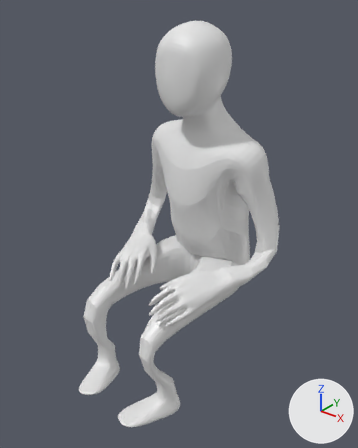
The FBX model IndieGameUnity/Assets/Models/characters/animatedNEW/animatedBody3.fbx: old version first, new version second.
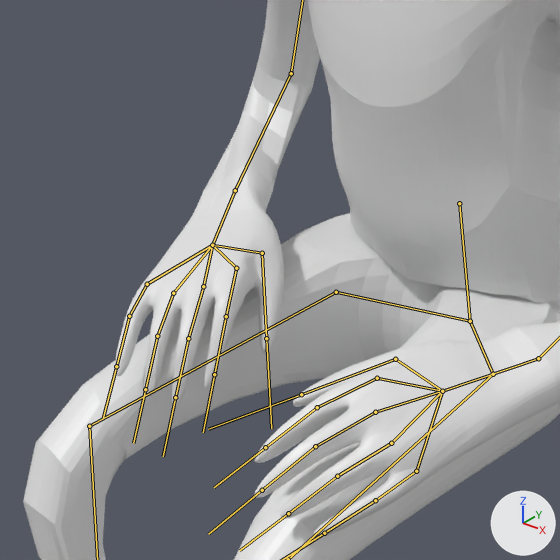
Each version appears first whole from a camera (50 mm lens) standing at (5.13, -7.04, 3.55) and looking at (0.08, -0.73, -0.36), and next in a close-up on the part from 21% to 66% of the width and 39% to 74% of the height. The axes (+X, +Y, +Z) are drawn at lower right. The lights are the same throughout. Both versions are drawn at frame 42 of the action 'armature|sitidle'; the numbers are the values there. The bones that bend it are drawn over the model as lines in the close-ups.
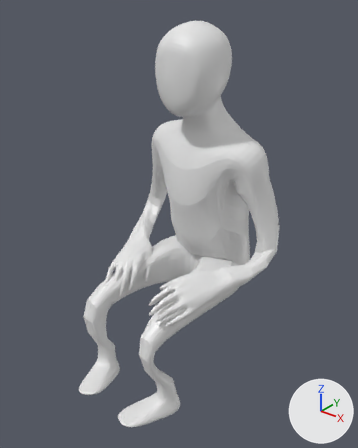
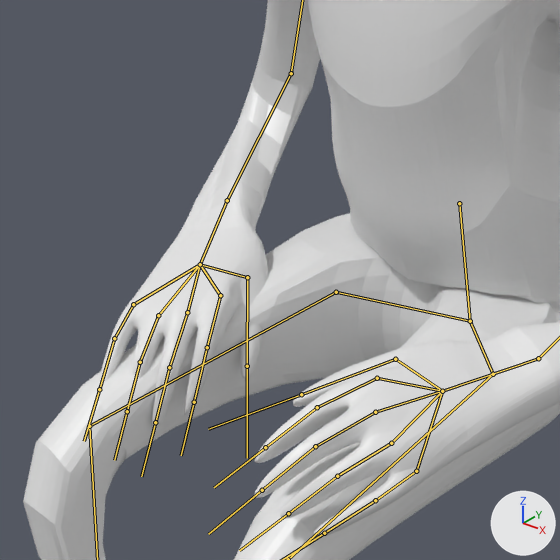
Edits to the scene script, one JSON object a line:
```json
{"block": "bone_bone_004", "where": "bone_bone_004 = bpy.data.objects['armature'].pose.bones['Bone.004']  # child of 'Bone.003'"}
{"op": "set", "path": "bone_bone_004.rotation_quaternion", "old": "(0.671, -0.29, -0.151, -0.665)", "new": "(0.715, -0.285, -0.18, -0.613)", "note": "degrees (-13, -36, -85) -> degrees (-14, -37, -77)"}
```

Location of each change, [x1, y1, x2, y2] in pixels of the close-ups (560 x 560 px):
```json
{"object": "Cube", "change": "posed", "before": [23, 0, 560, 560], "after": [23, 0, 560, 560]}
{"bone": "Bone.004", "before": "(291, 73) to (235, 190)", "after": "(291, 73) to (227, 200)"}
```
